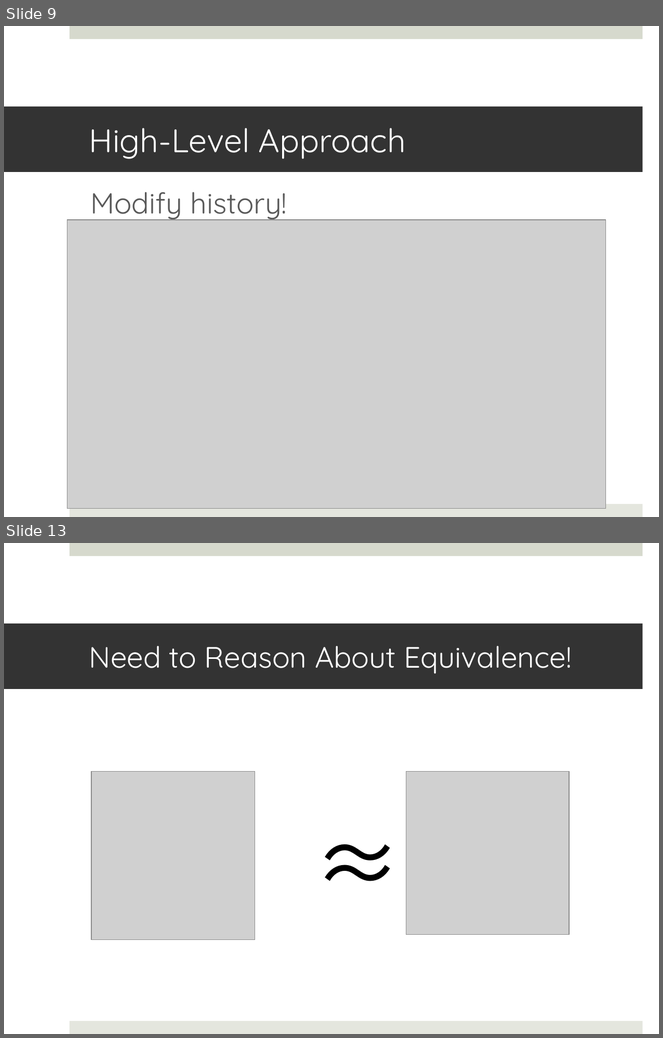
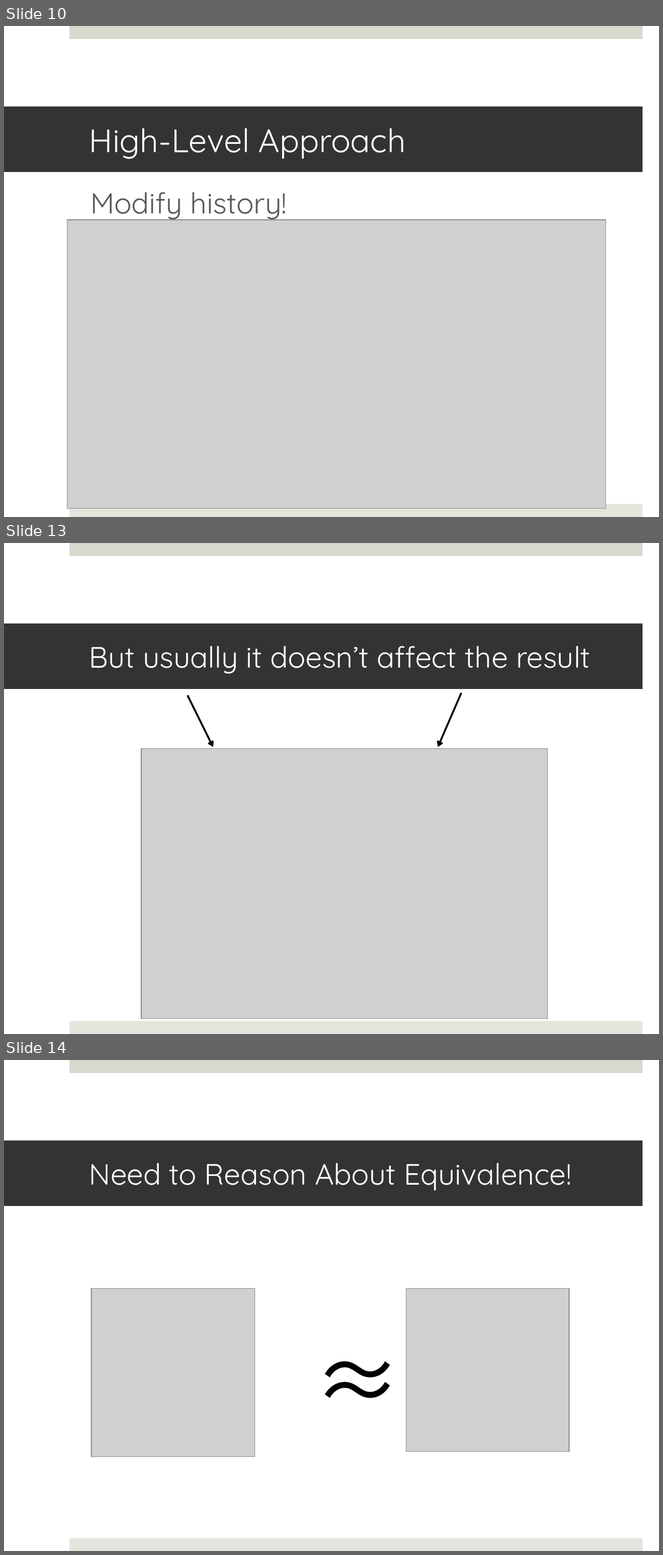
Before and after one commit to colin-scott/Talks, a slide deck: visitday_2013/selectiverecall.pptx. Shown one above the other, each under a label of ours: slides 9 and 13 before the commit, slides 10, 13 and 14 after it; the slides between them are not shown. The pictures are 663x1038 and 663x1555 pixels, drawn with LibreOffice and Linux fonts; fonts in the diff are those of the drawing; grey boxes stand for pictures. Boxes give left, top, right and bottom in pixels: in the first picture for what was removed or moved away, otherwise in the second. Text is boxed around its words. In the diff, an @@ line names an element or a change of style, - is before the commit and + after.

```diff
--- a/visitday_2013/selectiverecall.pptx
+++ b/visitday_2013/selectiverecall.pptx
@@ slide 13 added at [4, 543, 659, 1034], background #FFFFFF; not listed: 2 template elements that a slide beside it also shows @@
@@ title added at [4, 624, 643, 689], fill #333333, 32.4 pt, text #FFFFFF @@
+But usually it doesn’t affect the result
@@ arrow added from (188, 696) to (213, 747), #000000 2 pt @@
@@ arrow added from (461, 693) to (438, 747), #000000 2 pt @@
@@ picture added at [142, 749, 548, 1019] @@
@@ what was slide 9 is now slide 10 @@
@@ what was slide 13 is now slide 14 @@
```
Also in this commit, not shown: 4 slides changed, 4 other slides added, 3 slides removed, 1 other file.
